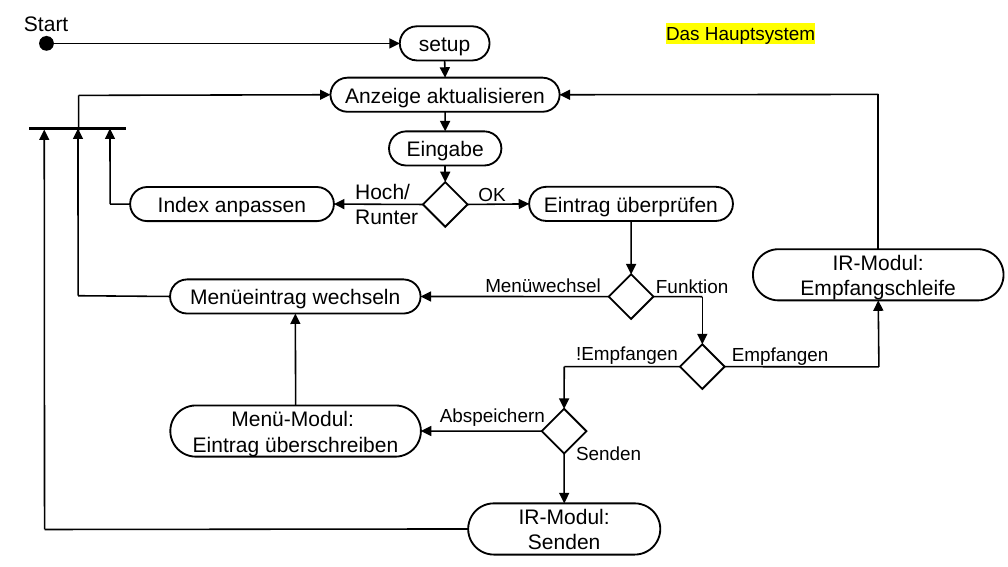
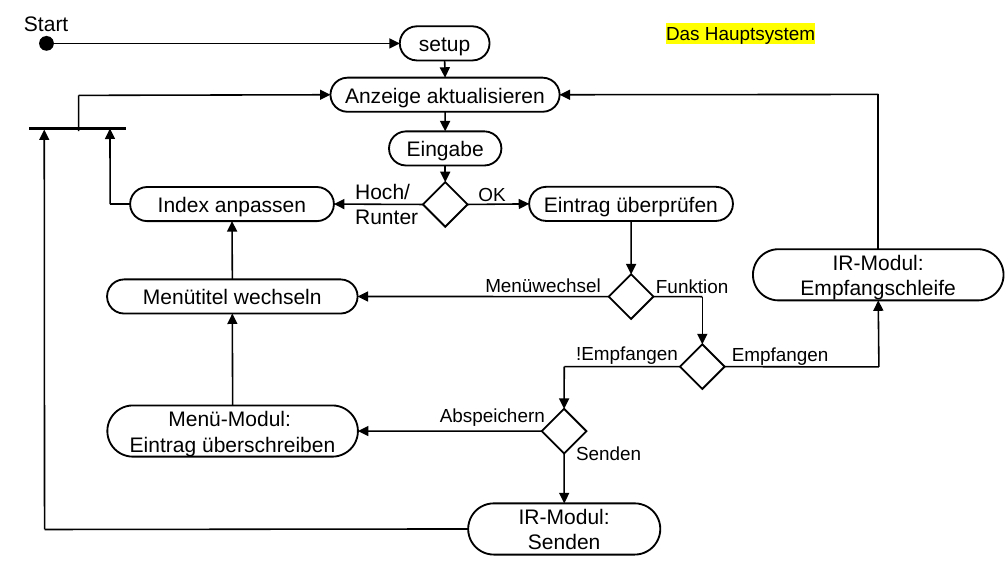
Before and after one commit to TIStudent420/Arduino_IR_Remote, a slide deck: slide 4 of Beleg/UML-IR_Remote.pptx. Drawn at 1008x567 pixels with LibreOffice and Linux fonts; fonts in the diff are those of the drawing. Boxes give left, top, right and bottom in pixels: in the first picture for what was removed or moved away, otherwise in the second. Text is boxed around its words. In the diff, an @@ line names an element or a change of style, - is before the commit and + after.

```diff
--- a/Beleg/UML-IR_Remote.pptx
+++ b/Beleg/UML-IR_Remote.pptx
@@ arrow moved from (78, 129) - (78, 296) to (232, 222) - (232, 280) @@
@@ line removed from (78, 296) to (170, 296) @@
@@ 2 rounded rectangles, 1 arrow: place and size @@
-2 rounded rectangles, 1 arrow at [170, 280, 420, 457]
+2 rounded rectangles, 1 arrow at [107, 280, 358, 457]
@@ text in rounded rectangle at [143, 288, 322, 305]: text changed @@
-Menüeintrag wechseln
+Menütitel wechseln
@@ arrow moved from (420, 296) - (609, 296) to (358, 296) - (609, 296) @@
@@ arrow moved from (421, 431) - (542, 431) to (358, 431) - (542, 431) @@
```
Also in this commit, not shown: 1 other slide changed, 1 other file.
